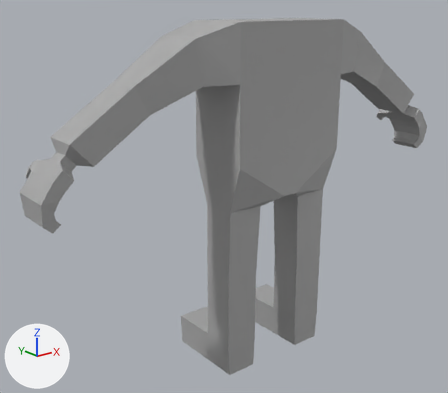
Two versions of the Blender file blends/000-blank_view.blend, one commit apart.
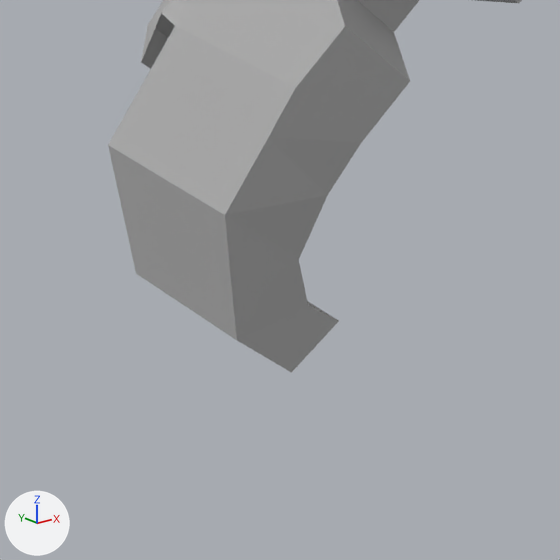
The first picture shows the older version from a 50 mm camera at (-1.259, -1.358, 1.11) aimed at (-0.081, 0.113, 0.521). The close-ups show both versions on the part from 0% to 23% of the width and 42% to 68% of the height of that picture. Arrows for +X, +Y and +Z are at lower left; the lights stay in place.
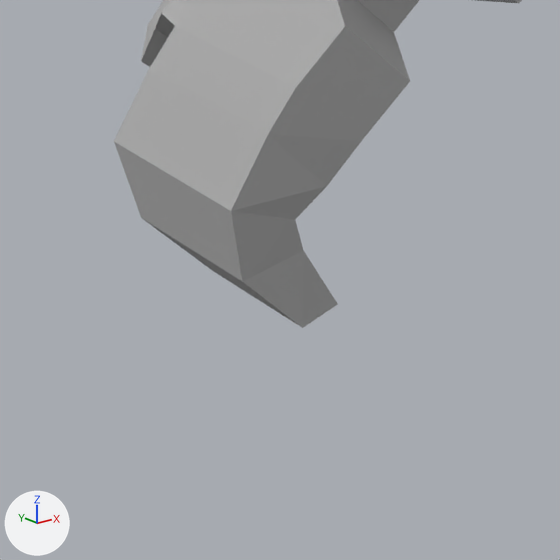
What differs and where, as boxes [x1, y1, x2, y2] in the close-ups (560 x 560 px; the box of a moved part takes in the faces that stretch with it):
'Cube', reshaped
    before: [108, 0, 522, 373]
    after: [114, 0, 522, 328]
part 1 of me_cube_001, moved or reshaped
    before: [108, 30, 362, 373]
    after: [114, 30, 361, 328]

The edits, one by one:
me_cube_001 is used by ob_cube; location (0.0, 0.0, 0.0).
me_cube_001 had 96 vertices, 90 faces and spanned x -0.746..0.0, y -0.1..0.204, z -0.001..1.062.
me_cube_001 now has 96 vertices, 90 faces and spans x -0.744..0.0, y -0.1..0.204, z -0.001..1.062.
me_cube_001 part 1: 17 of 96 vertices moved; they spanned x -0.746..-0.693, y -0.054..0.114, z 0.59..0.7 and now span x -0.744..-0.693, y -0.054..0.114, z 0.609..0.701; mean shift (0.002, 0.0, 0.012); largest move (-0.743, -0.045, 0.613) -> (-0.738, -0.045, 0.638).
